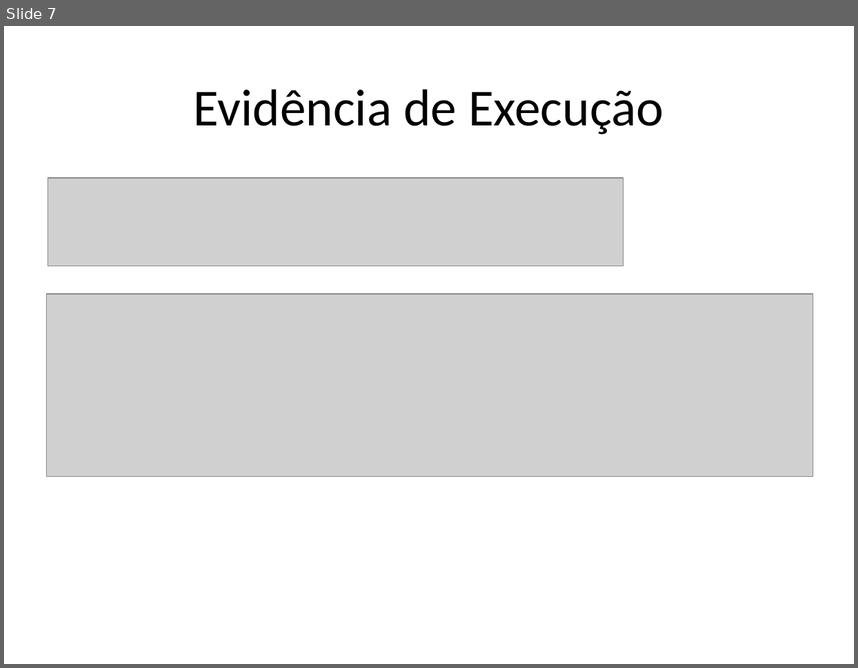
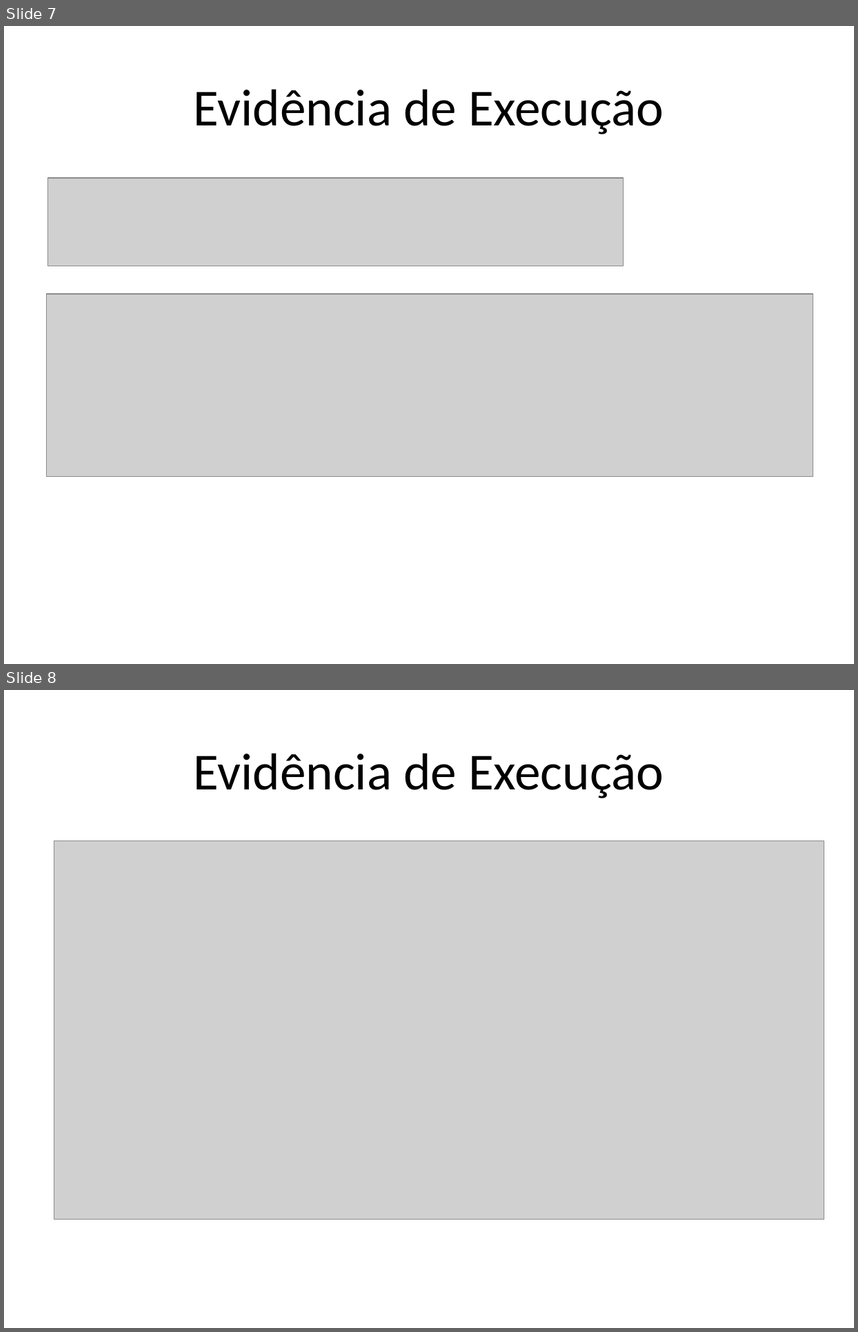
Before and after one commit to paulokrg/Fase7-Cap2-TestesAutomatizados, a slide deck: Documentacao_Testes.pptx. Shown one above the other, each under a label of ours: slide 7 before the commit, slides 7 and 8 after it. The pictures are 858x668 and 858x1332 pixels, drawn with LibreOffice and Linux fonts; fonts in the diff are those of the drawing; grey boxes stand for pictures. Boxes give left, top, right and bottom in pixels: in the first picture for what was removed or moved away, otherwise in the second. Text is boxed around its words. In the diff, an @@ line names an element or a change of style, - is before the commit and + after.

Commit message:
feat: Adicionado slide com Evidência de Execução no Github Actions

```diff
--- a/Documentacao_Testes.pptx
+++ b/Documentacao_Testes.pptx
@@ slide 8 added at (4,690,854,1328), background #FFFFFF @@
@@ title added at (193,753,664,798), 44 pt, text #000000 @@
+Evidência de Execução
@@ picture added at (54,840,824,1219) @@
```
Also in this commit, not shown: 1 other file.
